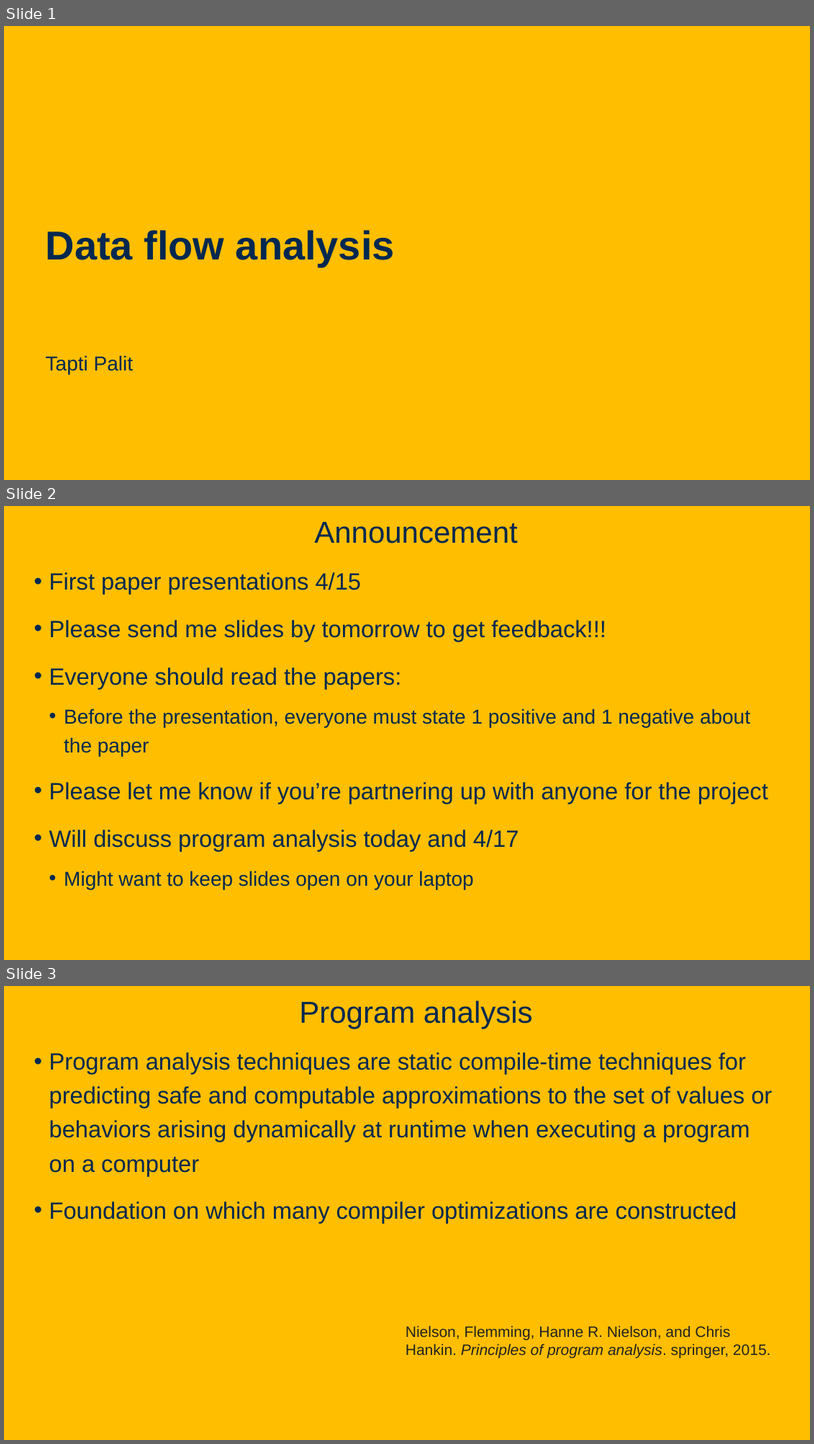
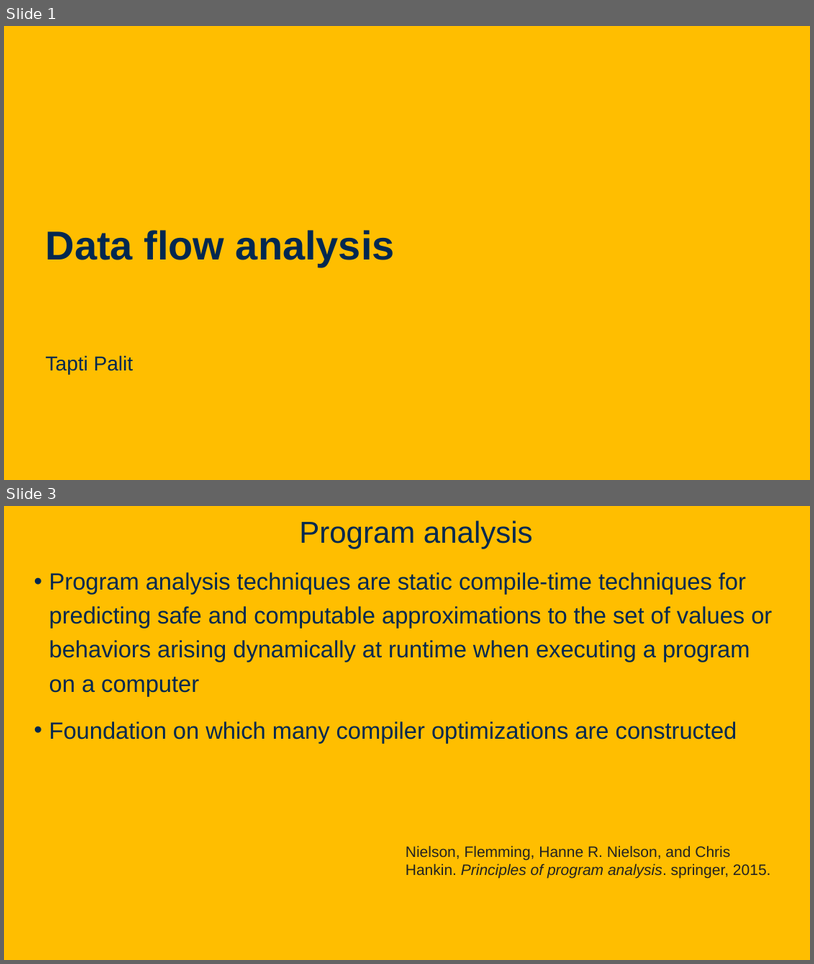
Before and after one commit to davsec-teaching/ECS289C-Spring2025, a slide deck: slides/3_data_flow_analysis.pptx. Shown one above the other, each under a label of ours: slides 1, 2 and 3 before the commit, slides 1 and 3 after it; the slides between them are not shown. The pictures are 814x1444 and 814x964 pixels, drawn with LibreOffice and Linux fonts; fonts in the diff are those of the drawing; background and template pictures are left out. Boxes give left, top, right and bottom in pixels: in the first picture for what was removed or moved away, otherwise in the second. Text is boxed around its words. In the diff, an @@ line names an element or a change of style, - is before the commit and + after.

```diff
--- a/slides/3_data_flow_analysis.pptx
+++ b/slides/3_data_flow_analysis.pptx
@@ slide 2 removed at [4,506,810,960], background picture (left out) @@
@@ title removed at [314,522,517,543] @@
-Announcement
@@ text removed at [49,572,769,889] @@
-• First paper presentations 4/15
-• Please send me slides by tomorrow to get feedback!!!
-• Everyone should read the papers:
-  • Before the presentation, everyone must state 1 positive and 1 negative about the paper
-• Please let me know if you’re partnering up with anyone for the project
-• Will discuss program analysis today and 4/17
-  • Might want to keep slides open on your laptop
```
Also in this commit, not shown: 1 slide added, 1 other slide removed, 1 other file.
